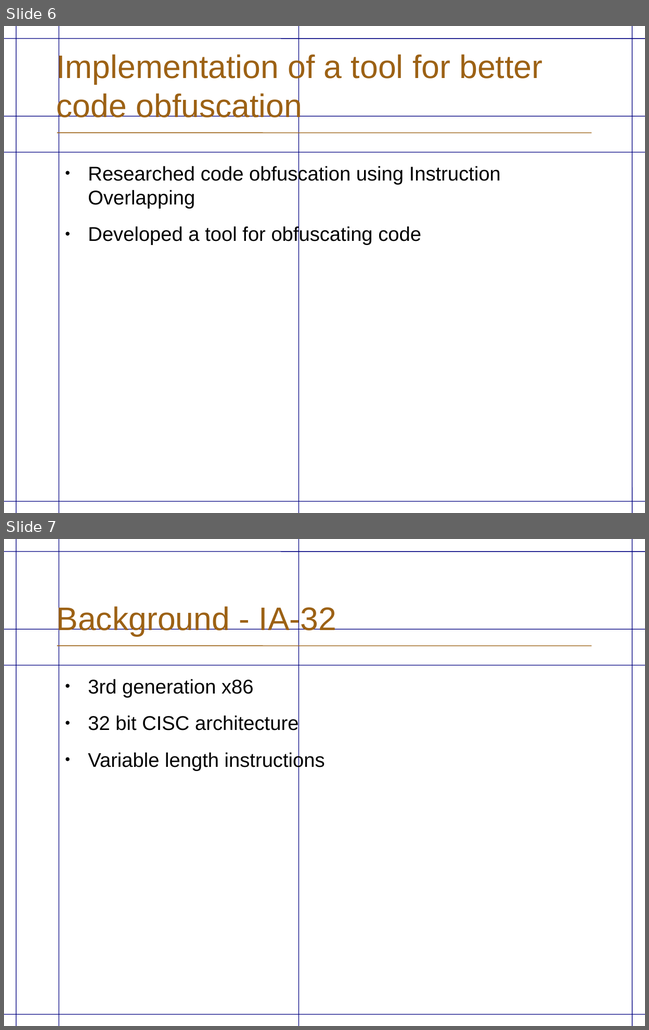
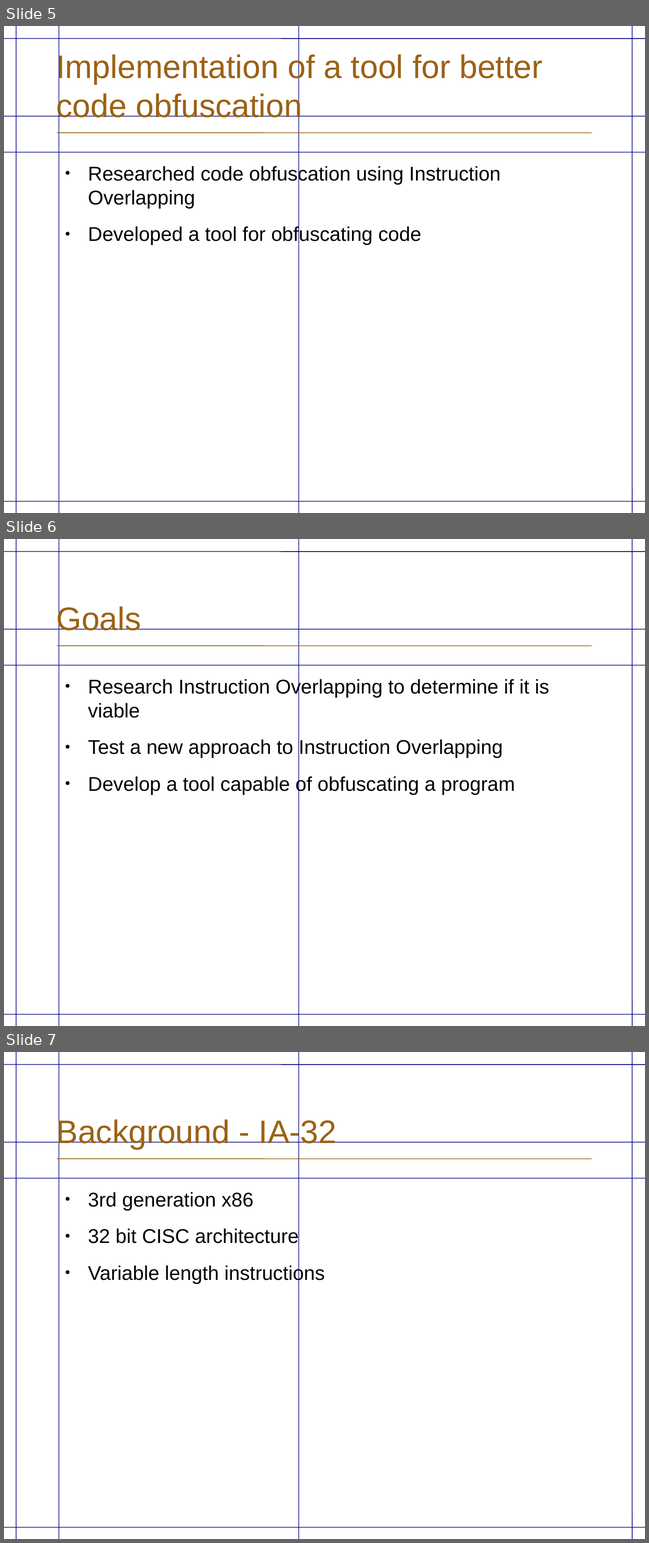
Before and after one commit to eriknylander/exjobb, a slide deck: Presentation/ExjobbPresentation _english.odp. Shown one above the other, each under a label of ours: slides 6 and 7 before the commit, slides 5, 6 and 7 after it. The pictures are 649x1030 and 649x1543 pixels, drawn with LibreOffice and Linux fonts; fonts in the diff are those of the drawing; background and template pictures are left out. Boxes give left, top, right and bottom in pixels: in the first picture for what was removed or moved away, otherwise in the second. Text is boxed around its words. In the diff, an @@ line names an element or a change of style, - is before the commit and + after.

```diff
--- a/Presentation/ExjobbPresentation _english.odp
+++ b/Presentation/ExjobbPresentation _english.odp
@@ slide 6 added at bbox=[4, 539, 645, 1026], background #FFFFFF; not listed: 9 template elements that a slide beside it also shows @@
@@ title added at bbox=[56, 605, 141, 636], 36 pt, text #9C6114 @@
+Goals
@@ text added at bbox=[88, 678, 549, 795], 22 pt, text #000000 @@
+● Research Instruction Overlapping to determine if it is viable
+● Test a new approach to Instruction Overlapping
+● Develop a tool capable of obfuscating a program
@@ what was slide 6 is now slide 5 @@
```
Also in this commit, not shown: 1 slide changed, 1 other slide added, 2 slides removed, 1 other file.
